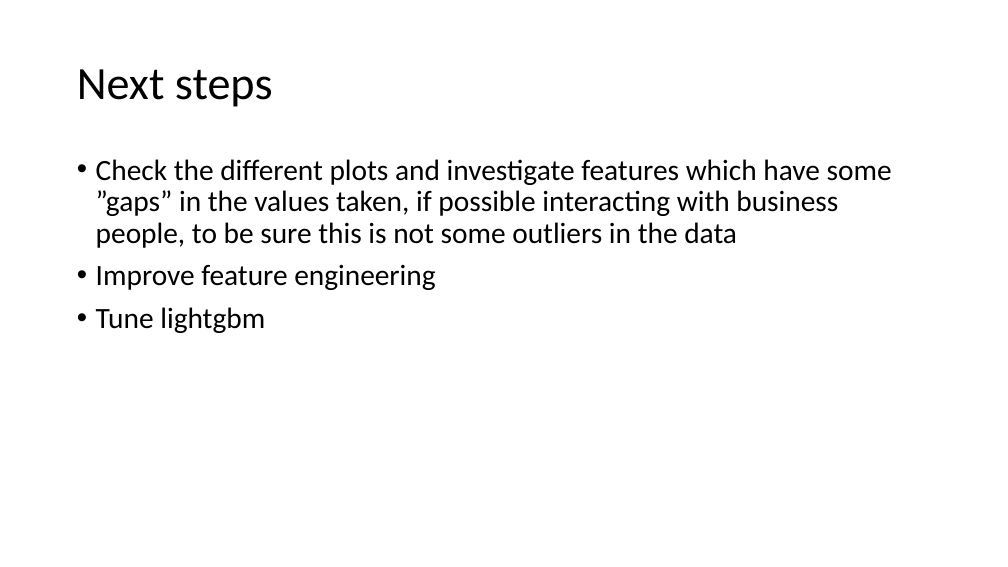
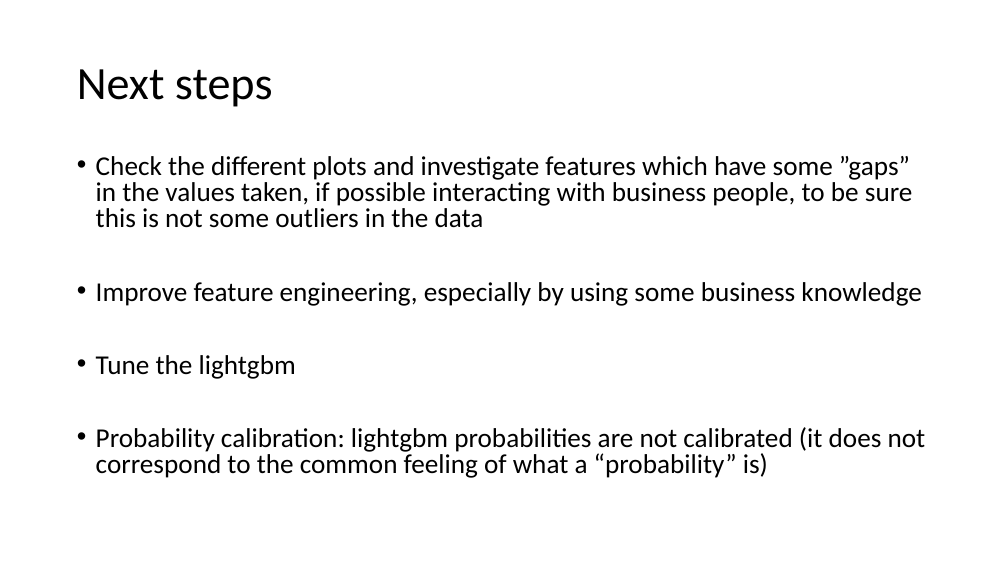
Before and after one commit to theochavannes/home-insurance, a slide deck: slide 14 of Home Insurance dataset case study.pptx (slide 13 before the commit). Drawn at 1008x567 pixels with LibreOffice and Linux fonts; fonts in the diff are those of the drawing. Boxes give left, top, right and bottom in pixels: in the first picture for what was removed or moved away, otherwise in the second. Text is boxed around its words. In the diff, an @@ line names an element or a change of style, - is before the commit and + after.

```diff
--- a/Home Insurance dataset case study.pptx
+++ b/Home Insurance dataset case study.pptx
@@ text at (x1=96, y1=156, x2=913, y2=228): size 28 to 25.9 pt in "Check the different plots and investigate features ..."; line spacing 0.9 to 0.8 @@
@@ text at (x1=96, y1=282, x2=926, y2=478): text changed; size 28 to 25.9 pt @@
-• Improve feature engineering
-• Tune lightgbm
+• Improve feature engineering, especially by using some business knowledge
+• Tune the lightgbm
+• Probability calibration: lightgbm probabilities are not calibrated (it does not correspond to the common feeling of what a “probability” is)
```
Also in this commit, not shown: 6 other slides changed, 2 slides added, 6 slides removed.
